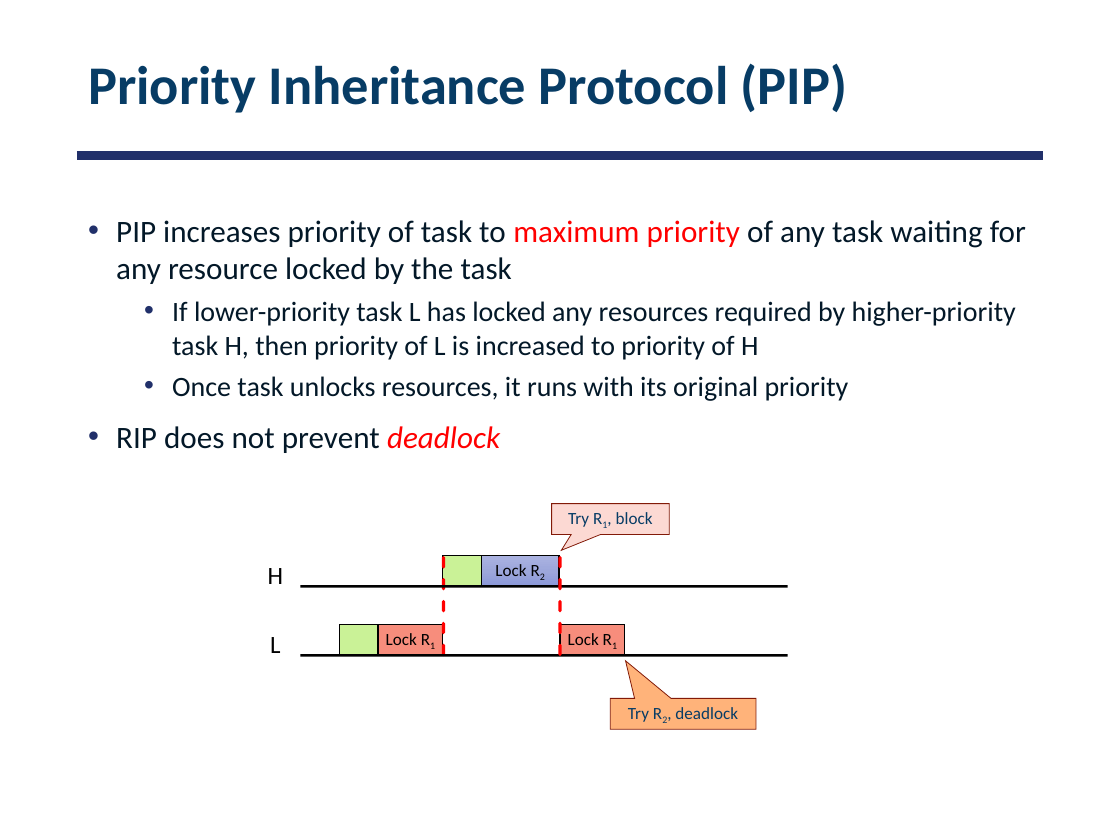
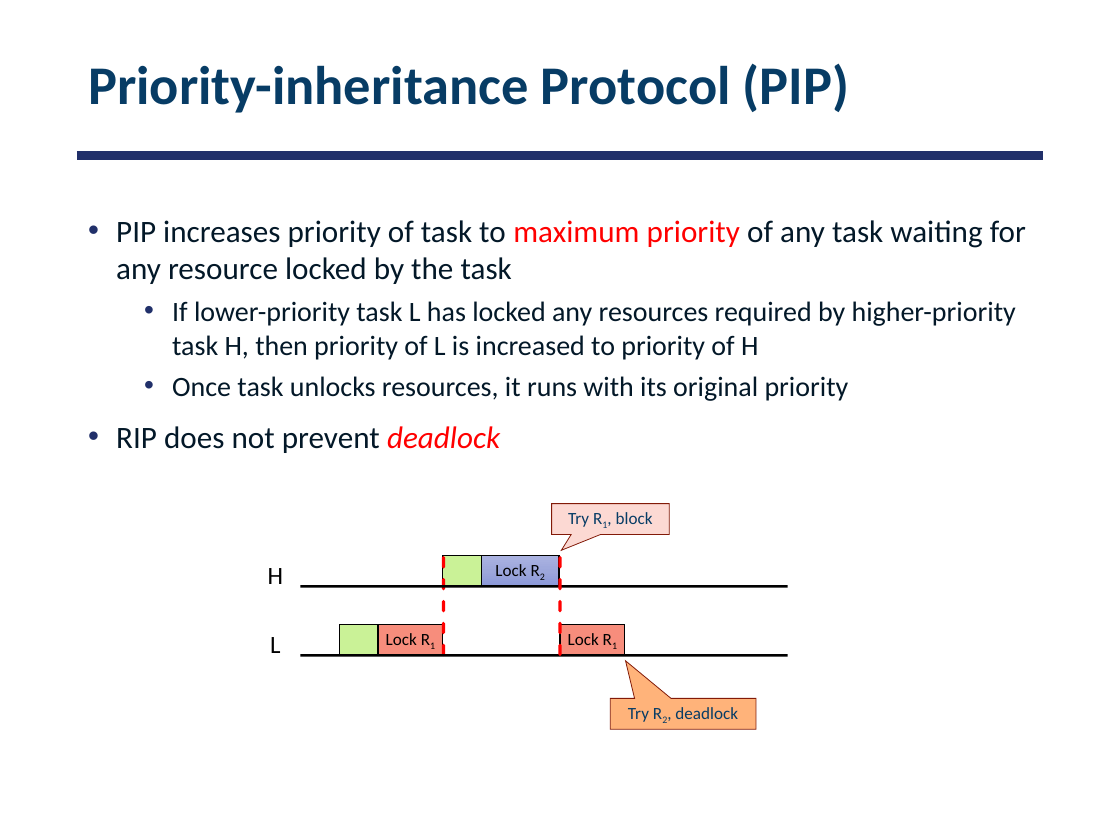
Before and after one commit to smajidzahedi/ECE350, a slide deck: slide 31 of 06-realtime.pptx. Drawn at 1120x840 pixels with LibreOffice and Linux fonts; fonts in the diff are those of the drawing. Boxes give left, top, right and bottom in pixels: in the first picture for what was removed or moved away, otherwise in the second. Text is boxed around its words. In the diff, an @@ line names an element or a change of style, - is before the commit and + after.

```diff
--- a/06-realtime.pptx
+++ b/06-realtime.pptx
@@ title at (88, 63, 849, 113): text changed @@
-Priority Inheritance Protocol (PIP)
+Priority-inheritance Protocol (PIP)
```
Also in this commit, not shown: 3 other slides changed, 1 other file.
